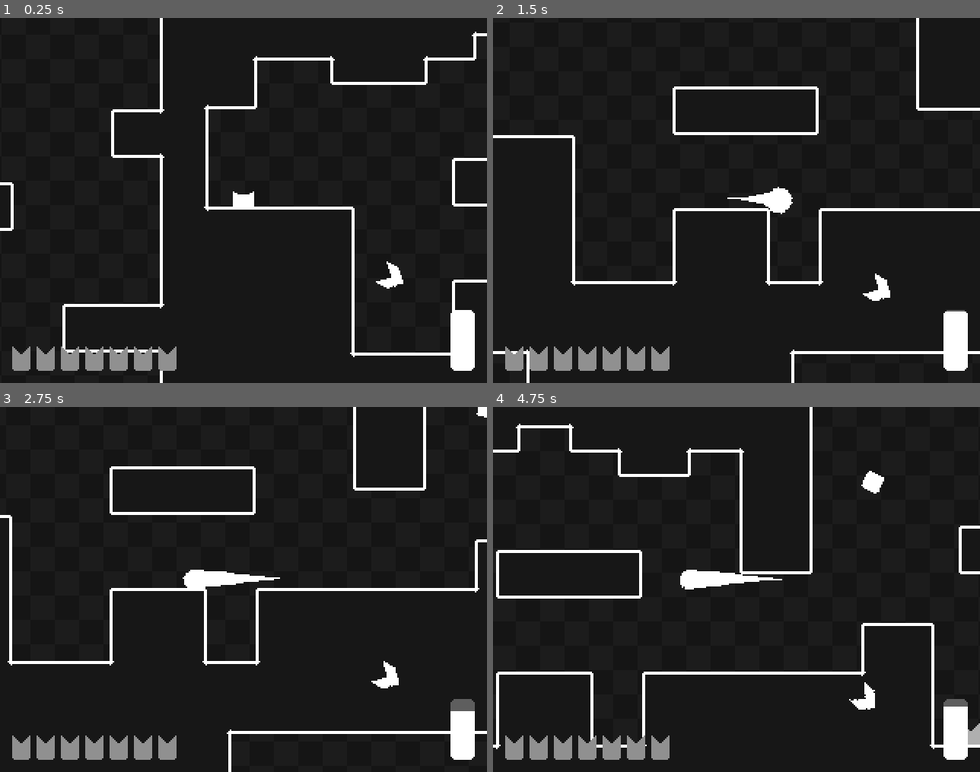
Above: before the commit, frames 1-4 (two rows, left to right).
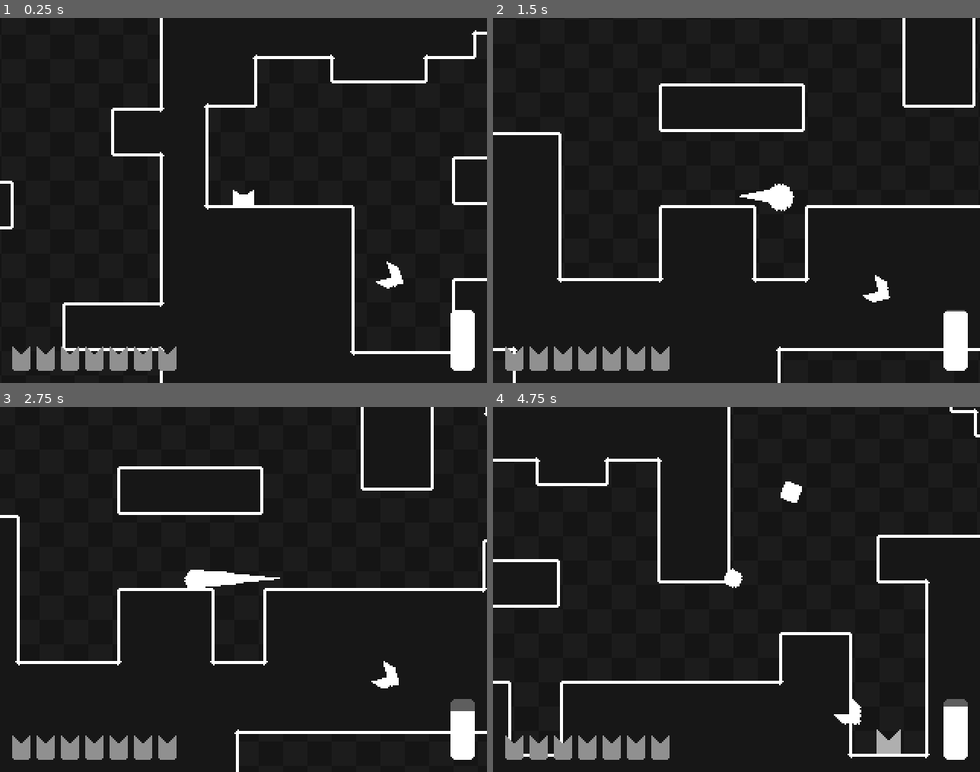
Above: after the commit, the same moments.

Repository: deltea/Gravity
Game: Godot game, scene res://main.tscn
The game is run twice, just before and just after one commit, with the same random seed, the same clock (stepped at 60 frames per second) and the same inputs.
Inputs:
- Up to frame 1 (0.25 s): no input
- Up to frame 2 (1.5 s): hold D (right) from 0.53 s (still down); tap Space (jump) at 0.6, 0.77, 1.07 s; tap Shift (fly) at 1.35 s
- Up to frame 3 (2.75 s): tap Space (jump) at 1.52, 1.55, 1.82, 2.1 s; release D (right) at 2.03 s; hold A (left) from 2.03 s (still down)
- Up to frame 4 (4.75 s): release A (left) at 2.78 s; hold D (right) 2.78-4.28 s; tap Shift (fly) at 2.85, 4.35 s; tap Space (jump) at 3.02, 3.05, 3.32, 3.6, 3.77, 4.07, 4.52, 4.55 s; hold A (left) from 4.28 s (still down)

The runs differ from the first frame. In frame 1, 1.6% of the frame differs, in the area x 0-100%, y 3-93%; in frame 2, 5.9%; in frame 3, 2.6%; in frame 4, 7.8%, in the area x 0-100%, y 0-97%.

Commit message:
🤷 stuff

Diff:
--- /dev/null
+++ b/lava.tscn
@@ -0,0 +1,16 @@
+[gd_scene load_steps=3 format=3 uid="uid://b70w6mq5cvejx"]
+
+[ext_resource type="Texture2D" uid="uid://bqd0wlc8dsewh" path="res://assets/lava.png" id="1_hbd5s"]
+
+[sub_resource type="RectangleShape2D" id="RectangleShape2D_eh7bs"]
+size = Vector2(16, 2)
+
+[node name="Lava" type="Area2D"]
+
+[node name="Sprite" type="Sprite2D" parent="."]
+texture = ExtResource("1_hbd5s")
+offset = Vector2(0, -4)
+
+[node name="CollisionShape" type="CollisionShape2D" parent="."]
+position = Vector2(0, -1)
+shape = SubResource("RectangleShape2D_eh7bs")
--- a/main.tscn
+++ b/main.tscn
@@ -676,7 +676,7 @@
 position = Vector2(-56, -336)
 
 [node name="Target5" parent="World/Targets" instance=ExtResource("7_vljsy")]
-position = Vector2(-232, -352)
+position = Vector2(712, -480)
 
 [node name="Target6" parent="World/Targets" instance=ExtResource("7_vljsy")]
 position = Vector2(488, 208)
--- a/player.gd
+++ b/player.gd
@@ -5,9 +5,9 @@
 
 @export_group("Running")
 @export var run_speed = 220
-@export var jump_velocity = 320
+@export var jump_velocity = 340
 @export var gravity = 980
-@export var fall_gravity = 1800
+@export var fall_gravity = 2400
 @export var double_jump = true
 
 @export_group("Flying")
@@ -44,6 +44,7 @@
 var double_jump_rotation = 0
 var can_double_jump = false
 var stamina = 100
+var checkpoint = position
 
 func _enter_tree() -> void:
 	Globals.player = self
Binary file added: assets/lava.png
Not shown, added: assets/lava.png.import
